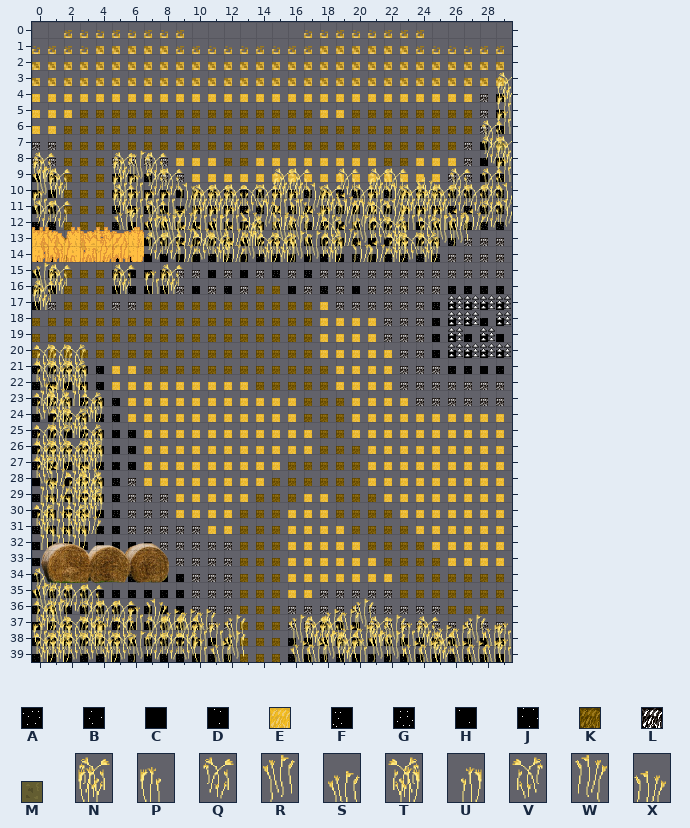
One commit to this Tiled map: scripts/world/maps/chapter1/farm_world/farm7.tmx. The picture above was drawn from the file before the commit.
Cells are 40x40 px. Shown: x 0..29, y 0..39.
Key: from "farm_world": A 0, B 1, C 2, D 3, E 4, F 10, G 11, H 12, J 13, K 14, L 20, M 25; from "farm_world_extras": N 0 "dark_wheat1", P 1 "dark_wheat2", Q 2 "dark_wheat3", R 3 "dark_wheat4", S 4 "dark_wheat5", T 7 "dark_wheat1_flip", U 8 "dark_wheat2_flip", V 9 "dark_wheat3_flip", W 10 "dark_wheat4_flip", X 11 "dark_wheat5_flip".
_ is an empty cell.
Layer "Camada de Blocos 1" before, first column x 14:
18 KKKKEEEELLLBCBCC
19 KKKKEEEELLLBBGBG
20 KKKKEEEEELLBCDBD
21 KKKKKEEEELLLBBCB
22 KKKKKEEEELLLLLLL
23 EEEKKKEEEELLLLLL
24 EEEKKKEEEEEEEEEE
25 EEEEKKEEEEEEEEEE
26 EEEEKKKEEEEEEEEE
27 EEKKKKKEEEEEEEEE
28 EKKKKKKEEEEEEEEE
29 KKKEEKKKEEEEEEEE
30 KKEEEKKKKEEEEEEE
31 KKEEEEKKKKEEEEEE
32 KKEEEEEKKKKEEEEE
33 KKEEEEEEKKKKEEEE
34 KKEEEEEEEKKKKKKK
35 KKEEEEEEEKKKKKKK
36 KKEEEEEEEEEEKKKK
37 KKEEBCAEEEEEEEEE
Layer "Camada de Blocos 2" before, first column x 0:
 0 ______________________________
 1 ______________________________
 2 ______________________________
 3 ______________________________
 4 _____________________________N
 5 _____________________________P
 6 _____________________________P
 7 ____________________________QM
 8 ____________________________QN
 9 N____NRQ_____________________P
10 RN___PPQQ______NN__Q_NQ_X_Q_Q_
11 P____NPPPWNNNVQPPWNXQPWNNNQQQW
12 QQ___SPQSXPPPXWXWXPWWVWPPPXXQW
13 _______RRXXRXT_RR_VXRVT_VRR___
14 _______QQXVTXRTTRRT_XXTVT_____
15 ______________________________
16 RN___N_PN_____________________
17 N_________________________GCHC
18 __________________________HGHH
19 __________________________CHHC
20 __________________________CHGH
21 VVV___________________________
22 VTT___________________________
23 UXU___________________________
24 VT_T__________________________
25 _VT___________________________
26 VV_T__________________________
27 TTTT__________________________
28 VXUX__________________________
29 UXTT__________________________
30 UUUT__________________________
31 TUTX__________________________
32 UUU___________________________
33 ______________________________
34 _N____________________________
35 QQ________________LLLLL_______
36 RQQQ____________LLLLLLLLLL____
37 TR_QQQPWSSS_____LLSSRLLLLLLLLL
38 PTVTPV_QQQPPR___RNNSSNRPNSSRSP
39 TTVVTVRQQVPSR___SSRNPRRSSNSSSP
And afterwards:
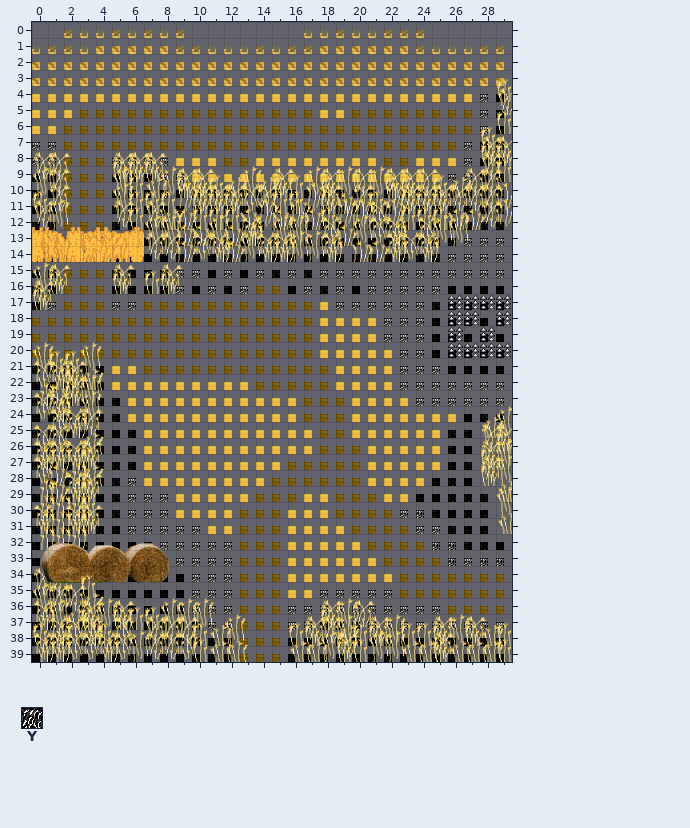
Further tiles: from "farm_world": Y 21.
Tiles of an added or newly shown layer are drawn over the layers below it.
The edit:
Changed rows in their new state; . is an unchanged cell.
Layer "Camada de Blocos 1":
first column x 23:
24 ....DAC
25 ...GF__
26 ...FD__
27 ...BA__
28 ..BJD__
29 .BDJJA_
30 LYFDJH_
31 .LLABH_
32 ..YYFJD
33 ...YLYY
Layer "Camada de Blocos 2":
first column x 0:
 4 ............................._
 5 ............................._
 7 ............................__
 8 ............................_.
 9 _.....__......................
10 ._..._.__......._.._.__._._...
11 ....._........................
12 ._..._........................
first column x 0:
21 ___...........................
22 .._...........................
23 .._...........................
24 ..._..........................
26 ..._........................QN
27 ..._........................NR
28 ..._........................NR
29 ..._.........................S
30 ..._.........................R
31 ..._.........................S
first column x 3:
36 _........................
37 ___.____.......___.......
38 ........_...._._._...____
39 ........._...............
Layer "foreground wheat" (added):
first column x 0:
 4 .............................P
 5 .............................Q
 7 ............................P.
 8 ............................N.
 9 QQ....NN....................Q.
10 .Q...R.SRNNPSRS.PRNRQRNNQPSQ..
11 .Q...R........................
12 .R...Q........................
first column x 0:
21 RPPR..........................
22 ..NS..........................
23 ..NR..........................
24 ...R..........................
25 ...Q........................SR
26 ...S..........................
27 ...N..........................
28 ...S..........................
29 ...N..........................
30 ...P..........................
31 ...N..........................
first column x 2:
35 .P........................
36 .S........................
37 SNRN.PRRR.......NRQ.......
38 .........S....P.QRP...PNRN
39 ..........S...............
